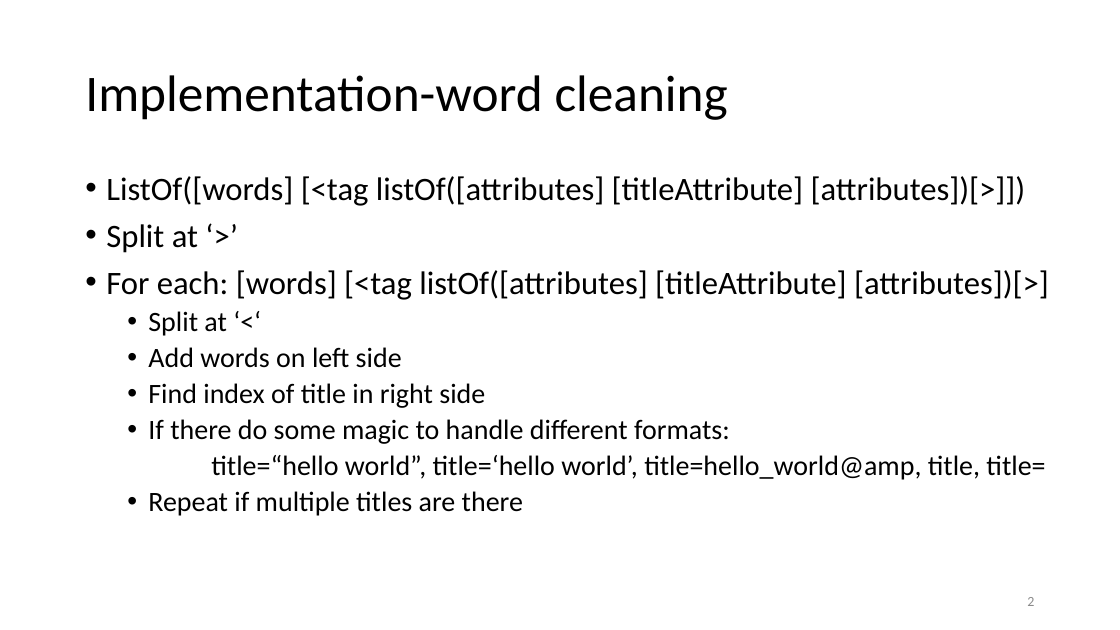
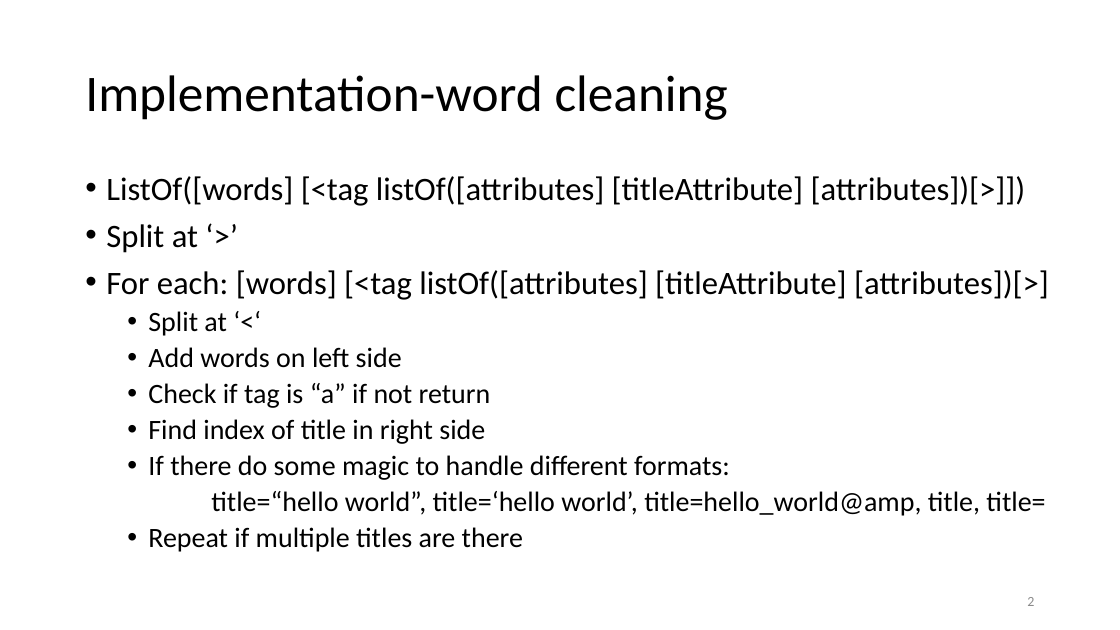
Before and after one commit to jonasIshoejNielsen/semester2_computerSystemPerformance, a slide deck: slide 2 of Deliverables/outline-presentation.pptx. Drawn at 1120x630 pixels with LibreOffice and Linux fonts; fonts in the diff are those of the drawing. Boxes give left, top, right and bottom in pixels: in the first picture for what was removed or moved away, otherwise in the second. Text is boxed around its words. In the diff, an @@ line names an element or a change of style, - is before the commit and + after.

```diff
--- a/Deliverables/outline-presentation.pptx
+++ b/Deliverables/outline-presentation.pptx
@@ text at (148, 383, 491, 408): paragraph added @@
+  • Check if tag is “a” if not return
```
Also in this commit, not shown: 10 other files.
